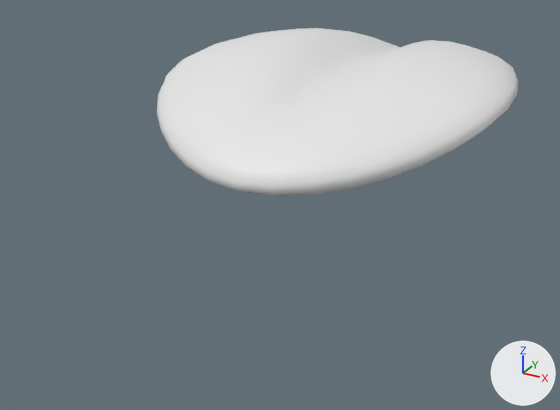
A saved change to the Blender file Falling Leaves Loop Tutorial.blend.
Camera for both pictures: a camera (50 mm lens) standing at (1.15, -2.73, 1.0) and looking at (-0.03, -0.59, -0.07). The lights are fixed; the arrows at lower right show +X, +Y and +Z.

Script lines for the objects in view, before the commit:
```python
me_plane = bpy.data.meshes.new('Plane')
me_plane.from_pydata(...)  # 30 vertices, 28 faces; spans x -1.0..1.0, y -1.04..1.03, z 0.0..0.47
me_plane.polygons.foreach_set('use_smooth', [True] * 28)
ob_plane = bpy.data.objects.new('Plane', me_plane)
ob_plane.location = (0.0, 0.0, 0.0)
ob_plane.scale = (0.749, 1.0, 1.0)
_m = ob_plane.modifiers.new('Subdivision', 'SUBSURF')
_m.levels = 2
```
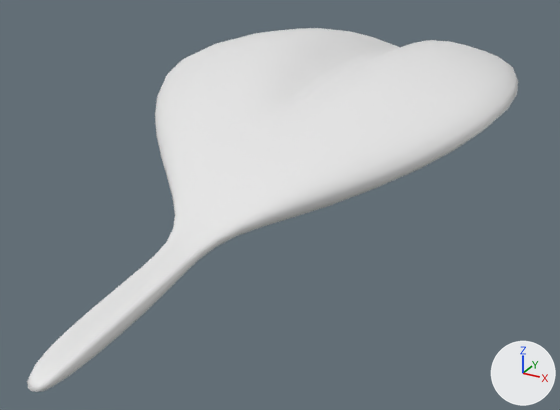
What differs and where, as boxes [x1, y1, x2, y2] in the pictures (560 x 410 px):
'Plane', reshaped (36% wider, 116% taller)
    before: [157, 28, 518, 196]
    after: [27, 28, 518, 392]
part 1 of me_plane, built on
    before: [161, 121, 389, 196]
    after: [27, 132, 385, 392]

What the commit changed:
me_plane is used by ob_plane; location (0.0, 0.0, 0.0); scale (0.749, 1.0, 1.0).
me_plane had 30 vertices, 28 faces and spanned x -1.0..1.0, y -1.04..1.03, z 0.0..0.47.
me_plane now has 48 vertices, 46 faces and spans x -1.0..1.0, y -1.81..1.03, z -0.1..0.47.
Part 1, on me_plane:
2 faces are deleted.
18 vertices are added at x -0.07..0.07, y -1.81..-1.09, z -0.1..0.07.
20 new faces join them.
